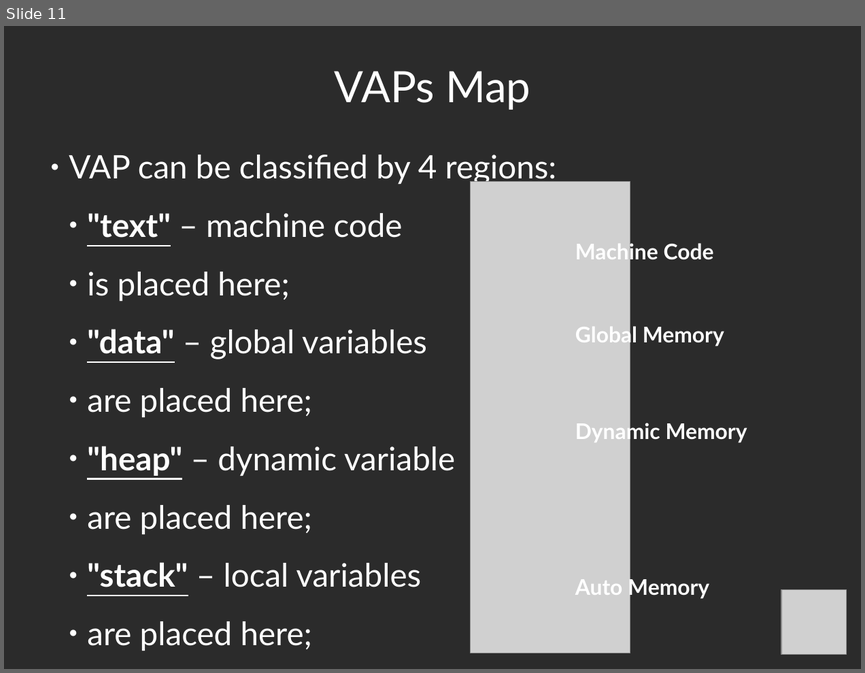
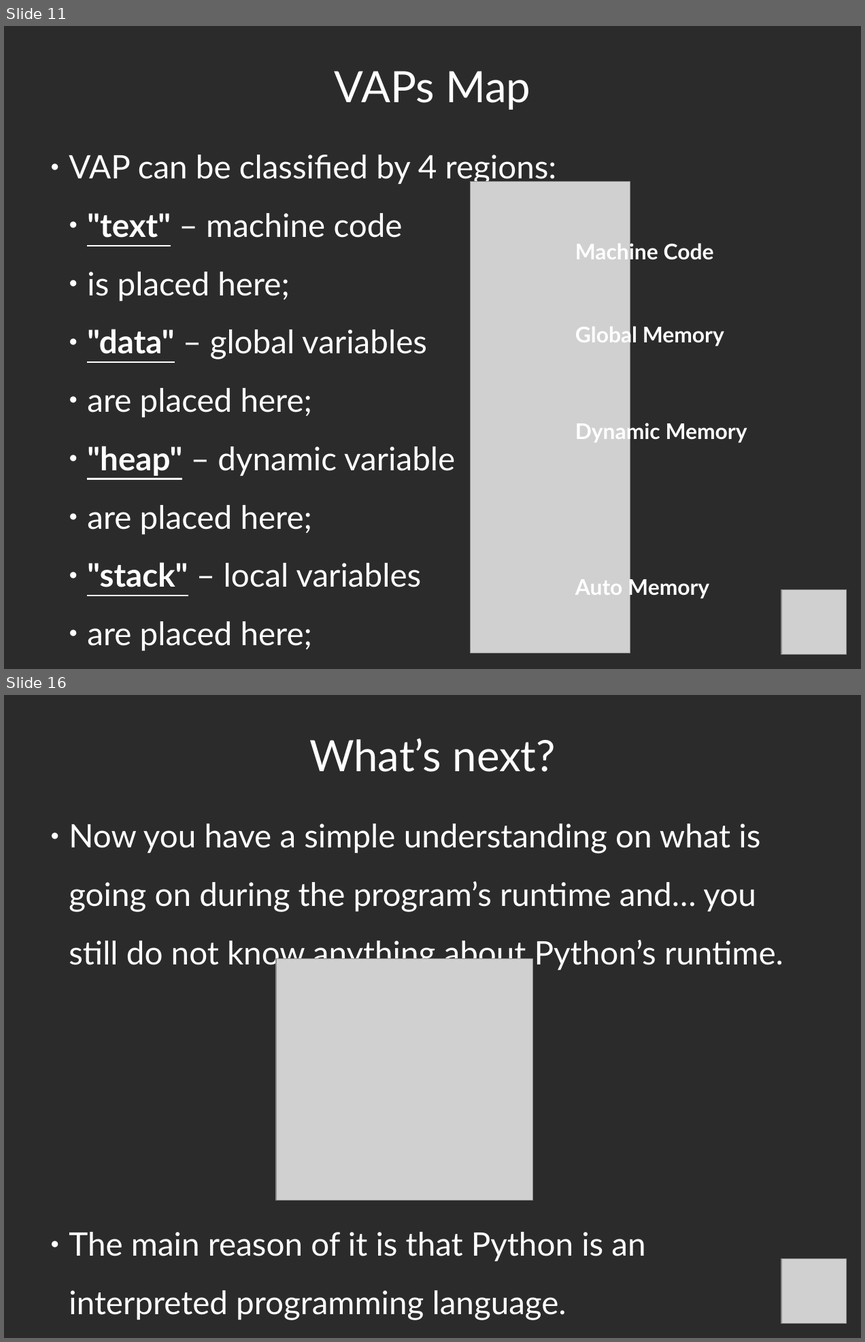
Before and after one commit to bmstu-fs12/01-sem-py-algo, a slide deck: week-01/presentation_2_4x3.odp. Shown one above the other, each under a label of ours: slide 11 before the commit, slides 11 and 16 after it; the slides between them are not shown. The pictures are 865x673 and 865x1342 pixels, drawn with LibreOffice and Linux fonts; fonts in the diff are those of the drawing; grey boxes stand for pictures; background and template pictures are left out; a plain dark background stands for a picture behind light text. Boxes give left, top, right and bottom in pixels: in the first picture for what was removed or moved away, otherwise in the second. Text is boxed around its words. In the diff, an @@ line names an element or a change of style, - is before the commit and + after.

```diff
--- a/week-01/presentation_2_4x3.odp
+++ b/week-01/presentation_2_4x3.odp
@@ slide 16 added at bbox=[4, 695, 861, 1338], background picture (left out) @@
@@ title added at bbox=[309, 738, 555, 772], 40 pt, text #FFFFFF @@
+What’s next?
@@ text added at bbox=[69, 824, 783, 970], 30 pt, text #FFFFFF @@
+● Now you have a simple understanding on what is going on during the program’s runtime and… you still do not know anything about Python’s runtime.
@@ picture added at bbox=[276, 959, 532, 1200] @@
@@ text added at bbox=[69, 1232, 645, 1320], 30 pt, text #FFFFFF @@
+● The main reason of it is that Python is an interpreted programming language.
@@ picture added at bbox=[781, 1259, 846, 1323] @@
```
Also in this commit, not shown: 1 slide changed, 7 other slides added, 1 slide removed, 1 other file.
